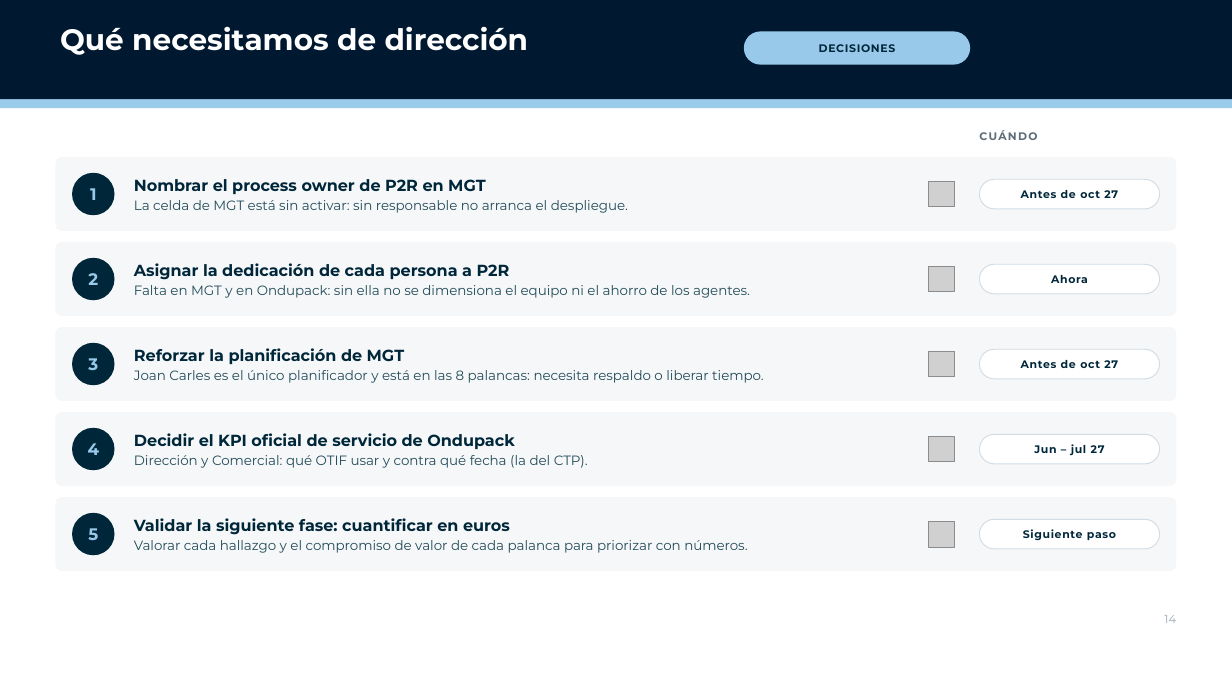
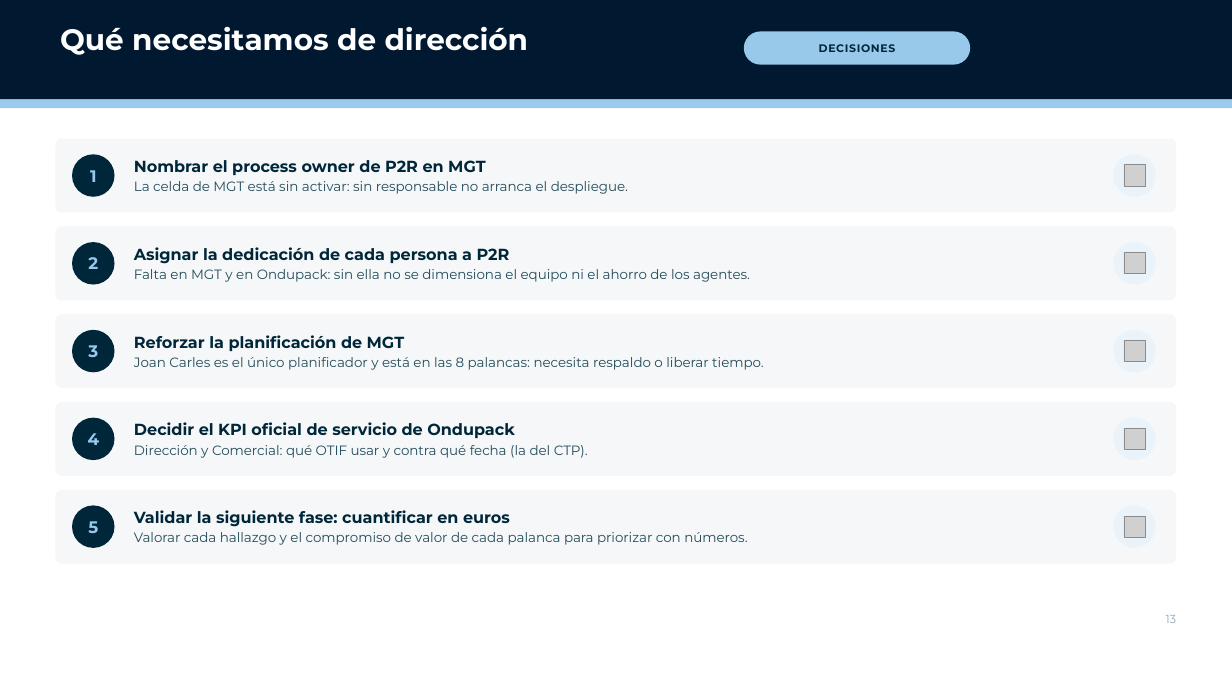
Before and after one commit to Enrique24799/AGSA, a slide deck: slide 13 of presentaciones/P2R_MGT_Ondupack_Direccion.pptx (slide 14 before the commit). Drawn at 1232x693 pixels with LibreOffice and Linux fonts; fonts in the diff are those of the drawing; grey boxes stand for pictures; background and template pictures are left out. Boxes give left, top, right and bottom in pixels: in the first picture for what was removed or moved away, otherwise in the second. Text is boxed around its words. In the diff, an @@ line names an element or a change of style, - is before the commit and + after.

```diff
--- a/presentaciones/P2R_MGT_Ondupack_Direccion.pptx
+++ b/presentaciones/P2R_MGT_Ondupack_Direccion.pptx
@@ text "Nombrar el process owner de ...": place and size @@
-text "Nombrar el process owner de ..." at (134,179,628,213)
+text "Nombrar el process owner de ..." at (134,160,628,194)
@@ text removed at (979,130,1037,140) @@
-CUÁNDO
@@ 1 text, 1 rounded rectangle, 1 ellipse: place and size @@
-1 text, 1 rounded rectangle, 1 ellipse at (55,157,1177,231)
+1 text, 1 rounded rectangle, 1 ellipse at (55,139,1177,213)
@@ rounded rectangle removed at (980,179,1160,209) @@
-Antes de oct 27
@@ ellipse added at (1114,154,1156,197), fill #EAF3FA @@
@@ picture: place and size @@
-picture at (929,181,955,207)
+picture at (1124,165,1145,186)
@@ text "Asignar la dedicación de cada ...": place and size @@
-text "Asignar la dedicación de cada ..." at (134,263,750,298)
+text "Asignar la dedicación de cada ..." at (134,247,750,282)
@@ 2 texts, 2 rounded rectangles, 2 ellipses: place and size @@
-2 texts, 2 rounded rectangles, 2 ellipses at (55,242,1177,401)
+2 texts, 2 rounded rectangles, 2 ellipses at (55,226,1177,388)
@@ rounded rectangle removed at (980,264,1160,294) @@
-Ahora
@@ ellipse added at (1114,242,1156,285), fill #EAF3FA @@
@@ picture: place and size @@
-picture at (929,266,955,292)
+picture at (1124,252,1145,274)
@@ text "Reforzar la planificación de MGT": place and size @@
-text "Reforzar la planificación de MGT" at (134,348,763,383)
+text "Reforzar la planificación de MGT" at (134,335,763,370)
@@ rounded rectangle removed at (980,349,1160,379) @@
-Antes de oct 27
@@ ellipse added at (1114,330,1156,372), fill #EAF3FA @@
@@ picture: place and size @@
-picture at (929,351,955,377)
+picture at (1124,341,1145,362)
@@ 1 text, 1 rounded rectangle, 1 ellipse: place and size @@
-1 text, 1 rounded rectangle, 1 ellipse at (55,412,1177,486)
+1 text, 1 rounded rectangle, 1 ellipse at (55,402,1177,476)
@@ text "Decidir el KPI oficial de ...": place and size @@
-text "Decidir el KPI oficial de ..." at (134,433,588,468)
+text "Decidir el KPI oficial de ..." at (134,422,588,458)
@@ ellipse added at (1114,418,1156,460), fill #EAF3FA @@
@@ rounded rectangle removed at (980,434,1160,464) @@
-Jun – jul 27
@@ picture: place and size @@
-picture at (929,436,955,462)
+picture at (1124,428,1145,449)
@@ 1 text, 1 rounded rectangle, 1 ellipse: place and size @@
-1 text, 1 rounded rectangle, 1 ellipse at (55,497,1177,571)
+1 text, 1 rounded rectangle, 1 ellipse at (55,490,1177,564)
@@ text "Validar la siguiente fase: cuantificar ...": place and size @@
-text "Validar la siguiente fase: cuantificar ..." at (134,518,747,553)
+text "Validar la siguiente fase: cuantificar ..." at (134,510,747,545)
@@ ellipse added at (1114,506,1156,548), fill #EAF3FA @@
@@ rounded rectangle removed at (980,519,1160,549) @@
-Siguiente paso
@@ picture: place and size @@
-picture at (929,521,955,547)
+picture at (1124,516,1145,537)
@@ text at (1166,615,1177,623): text changed @@
-14
+13
```
Also in this commit, not shown: 9 other slides changed, 1 slide removed, 1 other file.
